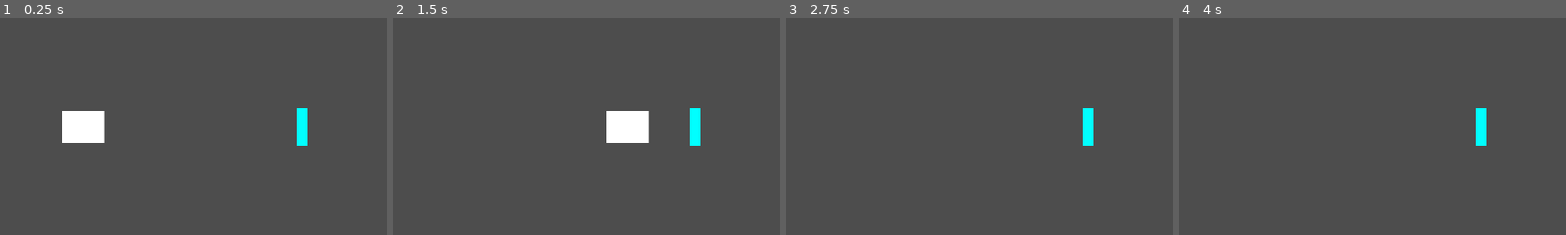
Above: before the commit, frames 1-4 (left to right).
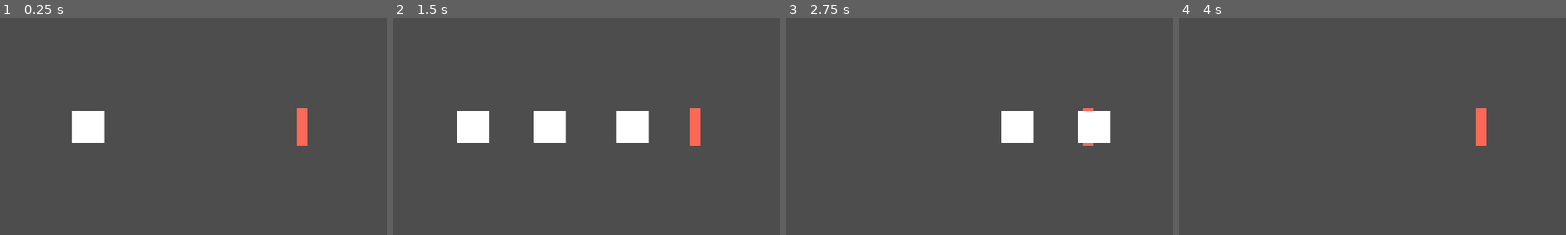
Above: after the commit, the same moments.

Repository: Javachup/godot-prototypes
Game: Godot game, scene res://Scenes/game.tscn
Two runs of this game, one before a commit and one after it. Both use one fixed random seed, a clock stepped at 60 frames per second and the inputs below. Sound files missing from this copy of the repository are replaced by a short silence.
Inputs:
- Up to frame 1 (0.25 s): no input
- Up to frame 2 (1.5 s): no input
- Up to frame 3 (2.75 s): no input
- Up to frame 4 (4 s): no input
The pictures show only the part of the screen within x 25-75%, y 25-75%; the shares and areas given below are measured in that part.

The runs differ from the first frame. In frame 1, 0.9% of the frame differs, in the area x 16-80%, y 41-59%; in frame 2, 3.4%; in frame 3, 2.6%; in frame 4, 0.5%.

Commit message:
quick bug fixes and clean up

Diff:
--- a/RhythmPrototype/Scripts/conductor.gd
+++ b/RhythmPrototype/Scripts/conductor.gd
@@ -68,15 +68,16 @@
 	_predicted_beat_list.remove_at(index)
 
 func _physics_process(_delta):
-	if !playing:
-		if start_timer.is_stopped():
-			return
-		else:
-			song_time = start_timer.time_left - (start_timer.wait_time + song.start_delay)
+	# Update song time based on audio if playing or timer if running
+	# If the timer and audio are not playing, don't update anything
+	if playing:
+		song_time = get_playback_position() + AudioServer.get_time_since_last_mix() - song.start_delay
+		song_time -= AudioServer.get_output_latency()
+	elif !start_timer.is_stopped():
+		song_time = start_timer.time_left - (start_timer.wait_time + song.start_delay)
+	else:
+		return
 
-	# Update song time and beats based on the audio being played
-	song_time = get_playback_position() + AudioServer.get_time_since_last_mix() - song.start_delay
-	song_time -= AudioServer.get_output_latency()
 	song_beat_total = int(floor(song_time / seconds_per_beat))
 	song_beat_measure = song_beat_total % song.beats_per_measure
 
@@ -90,7 +91,6 @@
 		on_measure.emit(song_beat_measure)
 		_last_reported_beat = song_beat_total
 
-#
 func _predict_beat():
 	for predicted_beat in _predicted_beat_list:
 		if predicted_beat["time"] < song_time:
--- a/RhythmPrototype/Scripts/note.gd
+++ b/RhythmPrototype/Scripts/note.gd
@@ -1,7 +1,7 @@
 class_name Note
 extends PathFollow2D
 
-@export var speed := 200
+@export var speed := 200.0
 var time_to_end:float :
 	get:
 		if path_length < 0: printerr("path_length not set!")
--- a/RhythmPrototype/Scripts/track.gd
+++ b/RhythmPrototype/Scripts/track.gd
@@ -4,16 +4,16 @@
 @onready var button = %Button
 
 @export var note:PackedScene
-@export_range(0,1) var buttonPosition := 0.9
+@export_range(0,1) var button_position := 0.9
 
 var notes:Array[Note] = []
 
 func _ready():
-	button.progress_ratio = buttonPosition
+	button.progress_ratio = button_position
 
 func spawn_note():
 	var temp = note.instantiate() as Note
-	temp.path_length = curve.get_baked_length() * buttonPosition
-	temp.time_to_end = 2
+	temp.path_length = curve.get_baked_length() * button_position
+	temp.time_to_end = 2 #TODO: Remove this :)
 	notes.append(temp)
 	add_child(temp)
